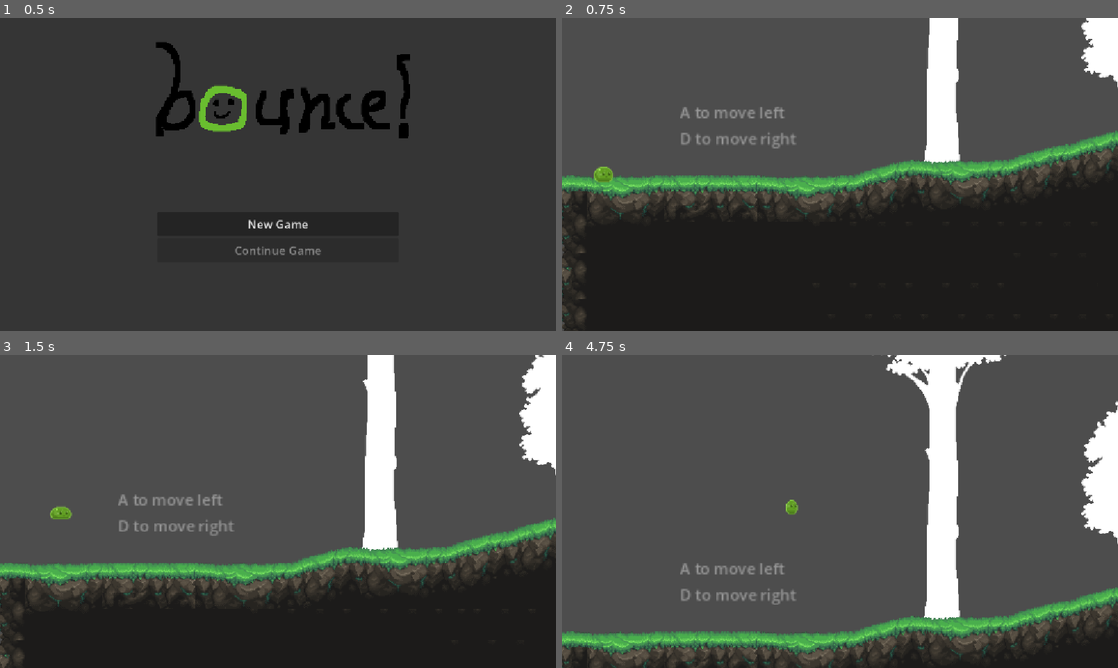
Above: before the commit, frames 1-4 (two rows, left to right).
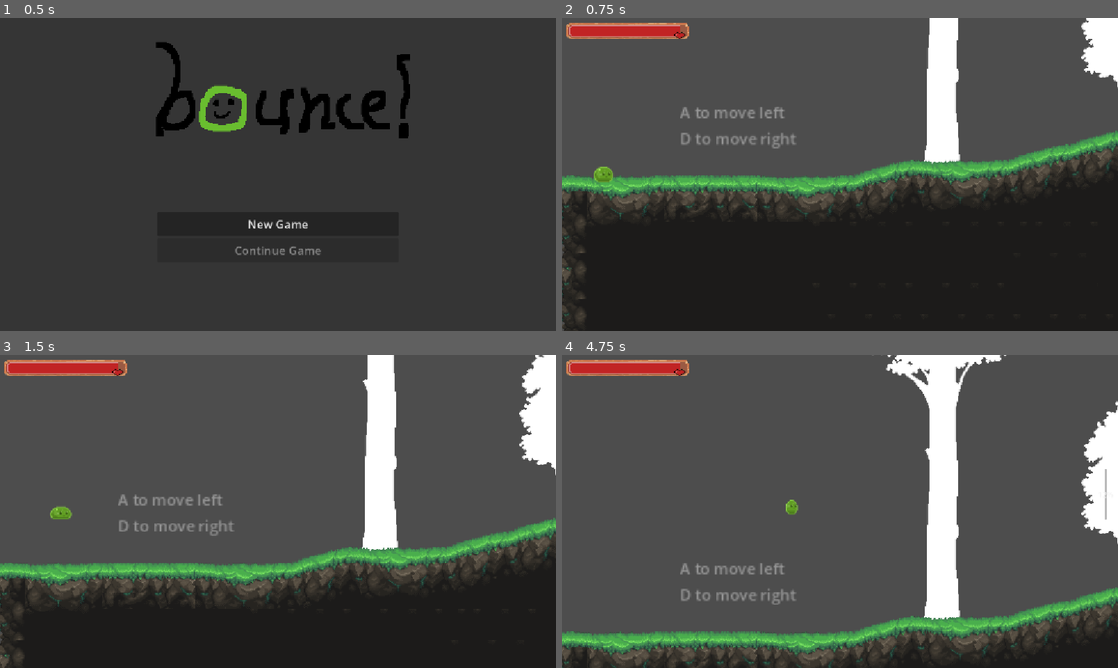
Above: after the commit, the same moments.

Repository: katfishkatfishing/bounce-
Game: Godot game, scene res://title_screen/MainMenu.tscn
Same seed, same stepped clock (60 frames per second), same inputs: the game is played once before the commit and once after it.
Inputs (mouse positions are in pixels of both pictures, inside the frame that each line leads up to):
- Up to frame 1 (0.5 s): no input
- Up to frame 2 (0.75 s): click "New Game" at 0.5 s
- Up to frame 3 (1.5 s): tap Enter at 1.25 s; move the mouse to (400, 495) at 1.27 s; hold D (right) from 1.28 s (still down); hold W (up) from 1.28 s (still down); click (400, 495) at 1.42 s
- Up to frame 4 (4.75 s): move the mouse to (728, 527) at 2.02 s; release W (up) at 2.03 s; tap Alt at 2.1, 4.35 s; tap W (up) at 2.27, 2.3, 2.57, 3.6, 3.77, 4.07 s; move the mouse to (895, 442) at 2.77 s; release D (right) at 2.78 s; hold A (left) 2.78-3.53 s; hold W (up) 2.78-3.53 s; tap Shift at 2.85 s; move the mouse to (812, 574) at 3.52 s; hold D (right) from 3.53 s (still down); click (812, 574) at 3.67 s; move the mouse to (1006, 558) at 4.27 s; hold W (up) from 4.28 s (still down)

Frame 1 is identical in both runs. In frame 2, 1.1% of the frame differs, in the area x 0-23%, y 1-7%; in frame 3, 1.1%; in frame 4, 1.2%, in the area x 0-98%, y 1-53%.

Commit message:
fix health bar

Diff:
--- a/bounce!/general/ui.tscn
+++ b/bounce!/general/ui.tscn
@@ -5,7 +5,7 @@
 [ext_resource type="Texture2D" uid="uid://0ld1bd5krxfr" path="res://assets/bar/mbarover.png" id="3_iqwdc"]
 [ext_resource type="Texture2D" uid="uid://bxor81hk8oe88" path="res://assets/bar/mbarprogress.png" id="4_3xl52"]
 
-[node name="UI" type="CanvasLayer" unique_id=1467675263]
+[node name="UI" type="CanvasLayer" unique_id=1467675263 groups=["UI"]]
 script = ExtResource("1_lm33j")
 
 [node name="GUI" type="Control" parent="." unique_id=69336040]
--- a/bounce!/scenes/parkour/parkour.gd
+++ b/bounce!/scenes/parkour/parkour.gd
@@ -3,4 +3,5 @@
 
 # Called when the node enters the scene tree for the first time.
 func _ready() -> void:
+	get_tree().get_first_node_in_group("UI").visible = true
 	SaveManager.save_game(scene_file_path)
--- a/bounce!/scripts/surface.gd
+++ b/bounce!/scripts/surface.gd
@@ -3,6 +3,7 @@
 # Called when the node enters the scene tree for the first time.
 func _ready() -> void:
 	SaveManager.save_game(scene_file_path)
+	get_tree().get_first_node_in_group("UI").visible = true
 
 # Called every frame. 'delta' is the elapsed time since the previous frame.
 func _process(delta: float) -> void:
--- a/bounce!/scripts/tutorial.gd
+++ b/bounce!/scripts/tutorial.gd
@@ -5,6 +5,7 @@
 
 # Called when the node enters the scene tree for the first time.
 func _ready() -> void:
+	get_tree().get_first_node_in_group("UI").visible = true
 	SaveManager.save_game(scene_file_path)
 
 
--- a/bounce!/scripts/void.gd
+++ b/bounce!/scripts/void.gd
@@ -5,6 +5,8 @@
 func _ready() -> void:
 	visible = false
 	await get_tree().process_frame
+	var scene_name = get_tree().get_first_node_in_group("UI").name
+	print(scene_name)
 
 
 func _on_body_entered(body: CharacterBody2D) -> void:
Not shown, changed: bounce!/export_presets.cfg
Not shown, added: bounce!.apple-touch-icon.png
Not shown, added: bounce!.audio.position.worklet.js
Not shown, added: bounce!.audio.worklet.js
Not shown, added: bounce!.icon.png
Not shown, added: bounce!.js
Not shown, added: bounce!.pck
Not shown, added: bounce!.png
Not shown, added: bounce!.wasm
Not shown, added: export/bounce!.apple-touch-icon.png
Not shown, added: export/bounce!.audio.position.worklet.js
Not shown, added: export/bounce!.audio.worklet.js
(and 14 more such lines)
